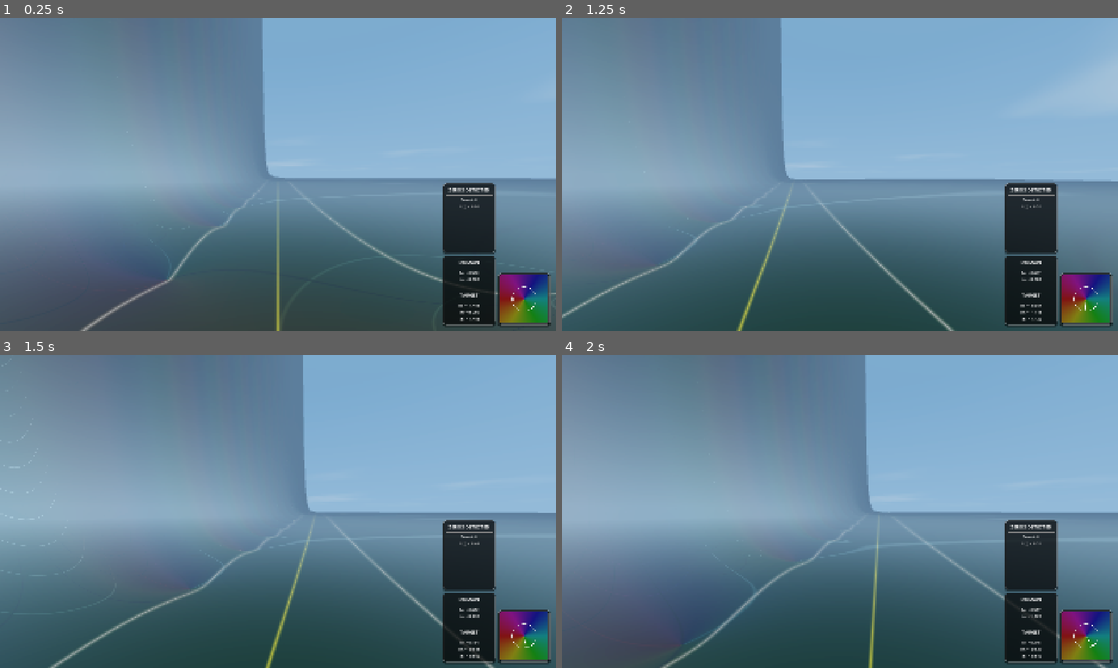
Above: before the commit, frames 1-4 (two rows, left to right).
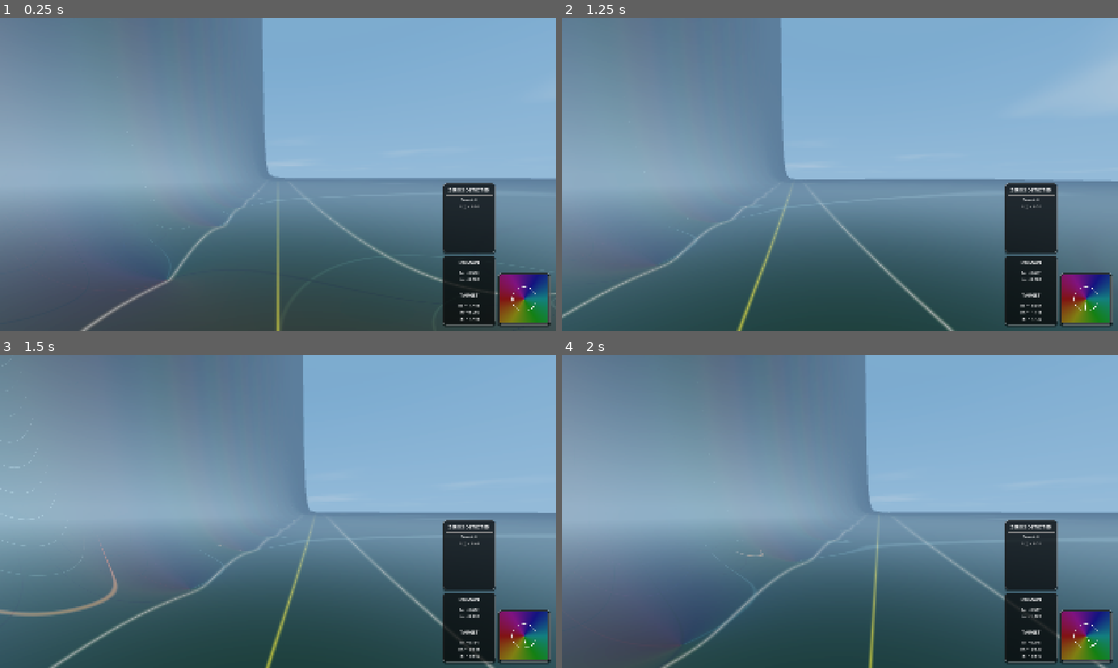
Above: after the commit, the same moments.

Repository: allanino/complex-functions-explorer
Game: Godot game, scene res://core/main.tscn
The game is run twice, just before and just after one commit, with the same random seed, the same clock (stepped at 60 frames per second) and the same inputs.
Inputs (mouse positions are in pixels of both pictures, inside the frame that each line leads up to):
- Up to frame 1 (0.25 s): no input
- Up to frame 2 (1.25 s): tap Enter at 0.5 s; move the mouse to (867, 174) at 0.52 s; hold W (move_forward) from 0.53 s (still down); tap G at 0.6 s; click (867, 174) at 0.67 s; tap Space at 0.77 s
- Up to frame 3 (1.5 s): keep holding W (move_forward); move the mouse to (250, 511) at 1.27 s; tap N at 1.35 s; click (250, 511) at 1.42 s
- Up to frame 4 (2 s): keep holding W (move_forward); tap Space at 1.52 s

Frames 1-2 are identical in both runs. In frame 3, 0.4% of the frame differs, in the area x 0-40%, y 60-84%; in frame 4, less than 0.1%.

Commit message:
feat: add interactive highlighting for complex function level curves with shader support

Diff:
--- a/core/config_manager.gd
+++ b/core/config_manager.gd
@@ -229,6 +229,8 @@
 var speed_near_zeros: float = 100.0
 var camera_height: float = 1.8
 var zero_proximity_nav: float = 0.5
+var real_level_curves_highlighted: Array[float] = []
+var imag_level_curves_highlighted: Array[float] = []
 
 # UI parameters
 var show_hud_complex: bool = true
--- a/player/player_controller.gd
+++ b/player/player_controller.gd
@@ -127,6 +127,40 @@
 		elif event.button_index == MOUSE_BUTTON_MIDDLE and event.pressed:
 			Config.zoom_factor = 1.0
 			Config.save_settings()
+		elif event.button_index == MOUSE_BUTTON_LEFT and event.pressed:
+			if Config.show_curves:
+				# If close to a real curve level, push or toggle it in the list capped at 10
+				var closest_curve_real = round(current_f.x)
+				if abs(current_f.x - closest_curve_real) < 0.1:
+					if closest_curve_real in Config.real_level_curves_highlighted:
+						Config.real_level_curves_highlighted.erase(closest_curve_real)
+					else:
+						Config.real_level_curves_highlighted.append(closest_curve_real)
+						if Config.real_level_curves_highlighted.size() > 10:
+							Config.real_level_curves_highlighted.pop_front()
+					# Set shader parameter to highlight this curve
+					if world_manager and world_manager.has_method("_update_terrain_material_uniforms"):
+						world_manager._update_terrain_material_uniforms()
+
+					print(Config.real_level_curves_highlighted)
+
+				var closest_curve_imag = round(current_f.y)
+				if abs(current_f.y - closest_curve_imag) < 0.1:
+					if closest_curve_imag in Config.imag_level_curves_highlighted:
+						Config.imag_level_curves_highlighted.erase(closest_curve_imag)
+					else:
+						Config.imag_level_curves_highlighted.append(closest_curve_imag)
+						if Config.imag_level_curves_highlighted.size() > 10:
+							Config.imag_level_curves_highlighted.pop_front()
+					# Set shader parameter to highlight this curve
+					if world_manager and world_manager.has_method("_update_terrain_material_uniforms"):
+						world_manager._update_terrain_material_uniforms()
+		elif event.button_index == MOUSE_BUTTON_RIGHT and event.pressed:
+			if Config.show_curves:
+				Config.real_level_curves_highlighted.clear()
+				Config.imag_level_curves_highlighted.clear()
+				if world_manager and world_manager.has_method("_update_terrain_material_uniforms"):
+					world_manager._update_terrain_material_uniforms()
 
 
 	if event is InputEventKey and event.pressed and event.keycode == KEY_SPACE and not event.echo:
--- a/terrain/terrain.gd
+++ b/terrain/terrain.gd
@@ -223,6 +223,25 @@
 	terrain_material.set_shader_parameter("surface_texture", Config.terrain_surface_texture)
 	terrain_material.set_shader_parameter("current_branch", Config.current_branch)
 
+
+	print("real_level_curves_highlighted: ", Config.real_level_curves_highlighted)
+	print("imag_level_curves_highlighted: ", Config.imag_level_curves_highlighted)
+
+	var real_shaded = PackedFloat32Array()
+	for val in Config.real_level_curves_highlighted:
+		real_shaded.append(val)
+	while real_shaded.size() < 10:
+		real_shaded.append(99999.0)
+
+	var imag_shaded = PackedFloat32Array()
+	for val in Config.imag_level_curves_highlighted:
+		imag_shaded.append(val)
+	while imag_shaded.size() < 10:
+		imag_shaded.append(99999.0)
+
+	terrain_material.set_shader_parameter("real_level_curves_highlighted", real_shaded)
+	terrain_material.set_shader_parameter("imag_level_curves_highlighted", imag_shaded)
+
 	terrain_material.set_shader_parameter("chunk_size", chunk_size)
 	var segments = []
 	for sub in LOD_SUBS:
--- a/terrain/terrain.gdshader
+++ b/terrain/terrain.gdshader
@@ -15,6 +15,9 @@
 
 uniform float lod_segments[6];
 uniform float chunk_size;
+
+uniform float real_level_curves_highlighted[10];
+uniform float imag_level_curves_highlighted[10];
 
 uniform int color_scheme = 0;
 uniform bool show_curves = true;
@@ -336,6 +339,8 @@
             hue = fract(hue + 0.5);
         }
         vec3 base = hsv2rgb(vec3(hue, saturation, brightness));
+        float highlight_re_glow = 0.0;
+        float highlight_im_glow = 0.0;
 
         if (show_curves) {
             // 1. Get raw pixel derivatives (true density indicators)
@@ -348,30 +353,58 @@
 
             // 3. Compute contour lines using your padded width for rendering stability
             float d_re = abs(f.x - round(f.x));
-            float w_re = clamp(raw_w_re, 0.000005, 0.001) + 0.02;
+
+            bool is_real_highlighted = false;
+            for (int i = 0; i < 10; i++) {
+                if (abs(round(f.x) - real_level_curves_highlighted[i]) < 0.1) {
+                    is_real_highlighted = true;
+                    break;
+                }
+            }
+
+            float w_re = clamp(raw_w_re, 0.000005, 0.001) + (is_real_highlighted ? 0.06 : 0.02);
             float line_re = smoothstep(w_re, 0.0, d_re);
 
             // Smoothly fade to 0.0 as raw_w_re approaches the threshold
             float density_re = smoothstep(max_density_threshold, max_density_threshold * 0.7, raw_w_re);
             line_re *= density_re;
 
-            base *= 1.0 - line_re * 0.3;
+            base *= 1.0 - line_re * (is_real_highlighted ? 0.8 : 0.3);
+            if (is_real_highlighted) {
+                highlight_re_glow = line_re;
+            }
 
             // 4. Compute contour lines for f.y
             float d_im = abs(f.y - round(f.y));
-            float w_im = clamp(raw_w_im, 0.000005, 0.001) + 0.02;
+
+            bool is_imag_highlighted = false;
+            for (int i = 0; i < 10; i++) {
+                if (abs(round(f.y) - imag_level_curves_highlighted[i]) < 0.1) {
+                    is_imag_highlighted = true;
+                    break;
+                }
+            }
+
+            float w_im = clamp(raw_w_im, 0.000005, 0.001) + (is_imag_highlighted ? 0.06 : 0.02);
             float line_im = smoothstep(w_im, 0.0, d_im);
 
             // Smoothly fade to 0.0 as raw_w_im approaches the threshold
             float density_im = smoothstep(max_density_threshold, max_density_threshold * 0.7, raw_w_im);
             line_im *= density_im;
 
-            base *= 1.0 + line_im * 0.3;
+            base *= 1.0 + line_im * (is_imag_highlighted ? 0.8 : 0.3);
+            if (is_imag_highlighted) {
+                highlight_im_glow = line_im;
+            }
         }
 
 
         ALBEDO = base * albedo;
         vec3 final_emission = base * emission;
+        if (show_curves) {
+            final_emission += vec3(0.0, 0.6, 1.0) * highlight_re_glow * 0.8;
+            final_emission += vec3(1.0, 0.3, 0.0) * highlight_im_glow * 0.8;
+        }
 
         if (is_multivalued) {
             // Highlight the branch cut portal area
